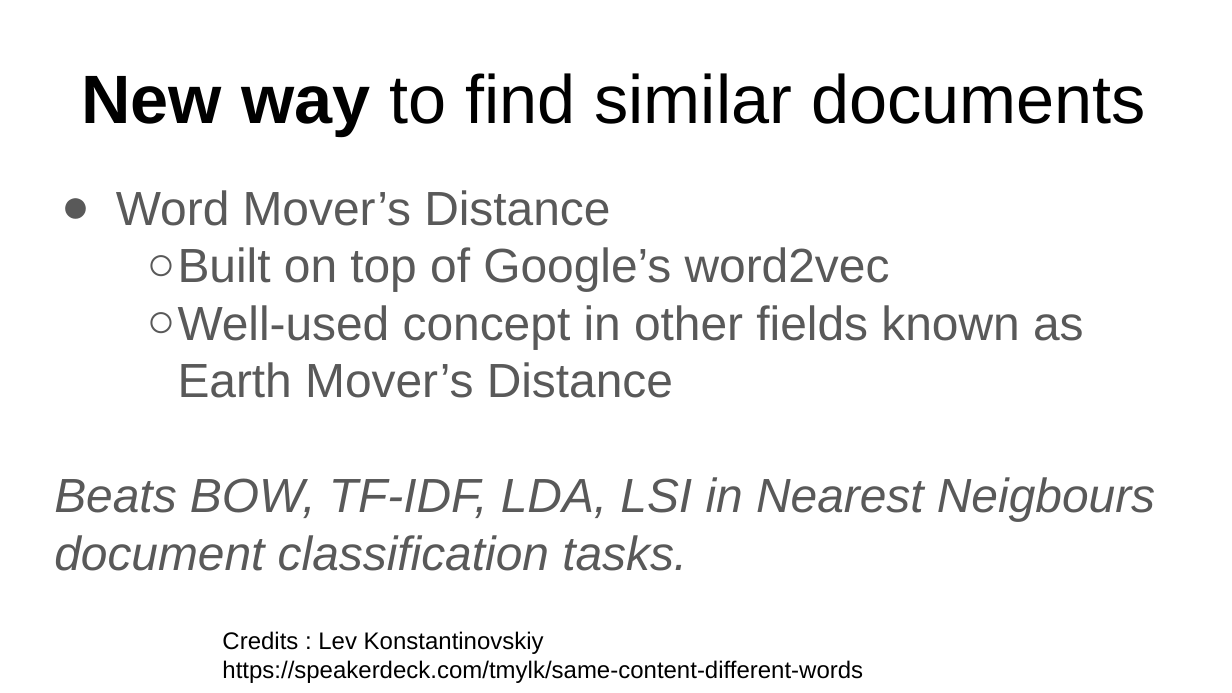
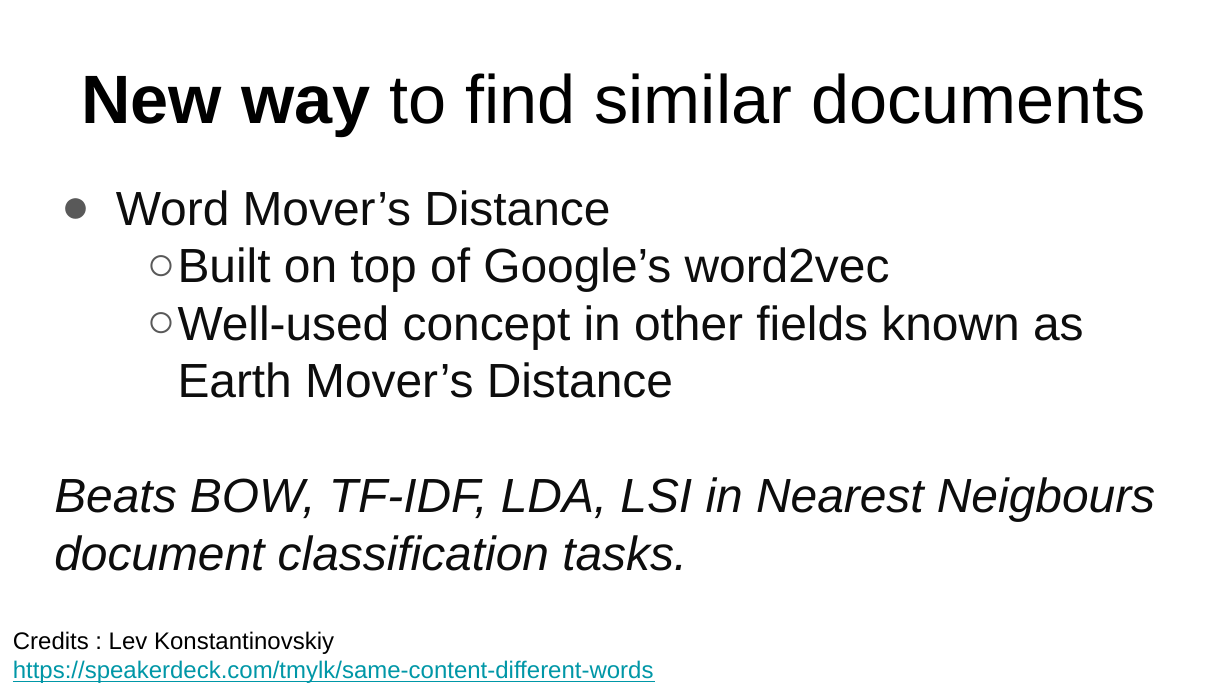
Before and after one commit to RishabGoel/pycon_india_slides, a slide deck: slide 5 of WMD_pycon_slides_2016.pptx. Drawn at 1232x693 pixels with LibreOffice and Linux fonts; fonts in the diff are those of the drawing. Boxes give left, top, right and bottom in pixels: in the first picture for what was removed or moved away, otherwise in the second. Text is boxed around its words. In the diff, an @@ line names an element or a change of style, - is before the commit and + after.

```diff
--- a/WMD_pycon_slides_2016.pptx
+++ b/WMD_pycon_slides_2016.pptx
@@ subtitle "Word Mover’s Distance" at (54, 190, 1155, 571): text colour #595959 to #0D0D0D @@
@@ text "Credits : Lev Konstantinovskiy": place and size @@
-text "Credits : Lev Konstantinovskiy" at (222, 631, 863, 683)
+text "Credits : Lev Konstantinovskiy" at (13, 631, 654, 683)
@@ text at (13, 660, 654, 683): text colour #000000 to #0097A7, underline on in "https://speakerdeck.com/tmylk/same-content-different-words" @@
```
Also in this commit, not shown: 5 other slides changed, 1 slide added, 1 other file.
